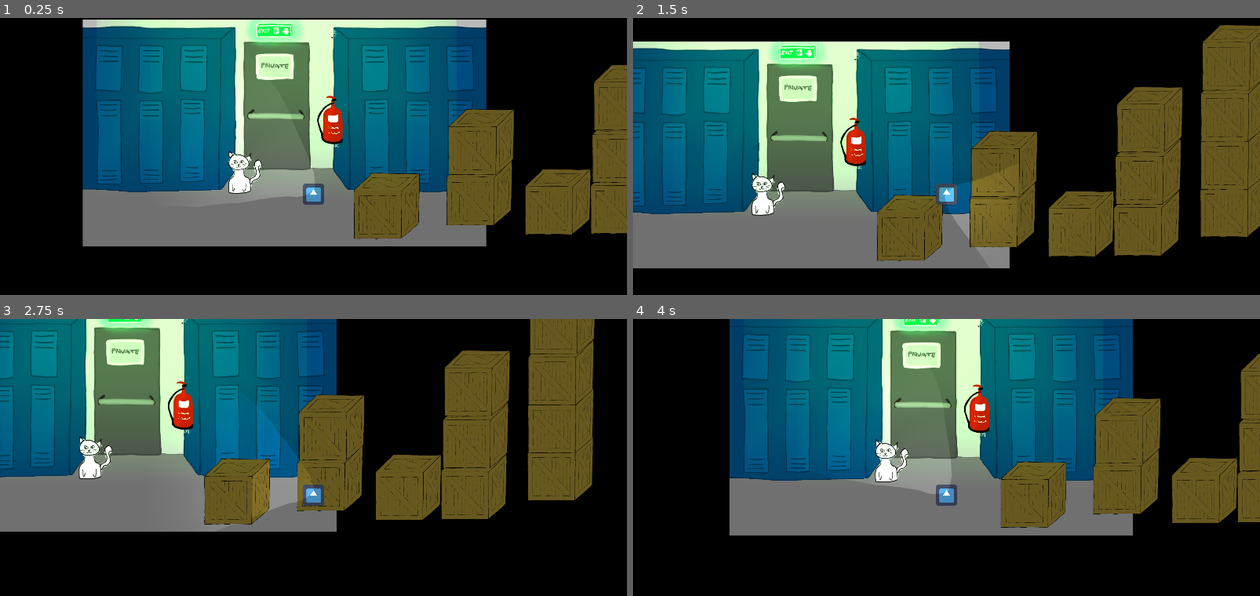
Above: before the commit, frames 1-4 (two rows, left to right).
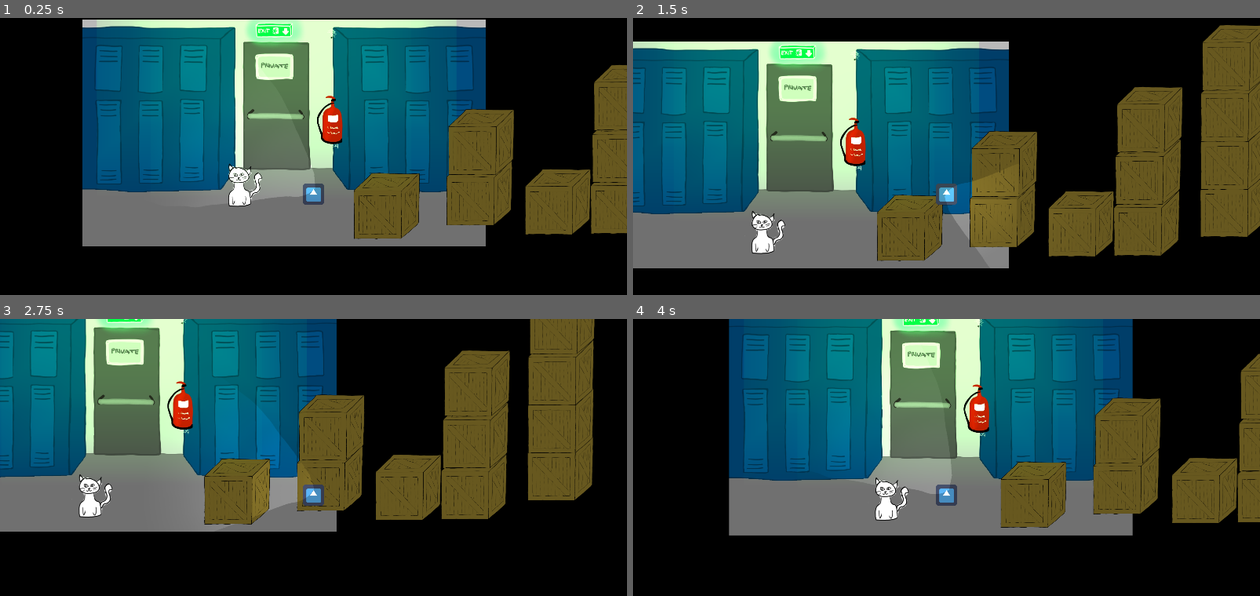
Above: after the commit, the same moments.

Repository: lennovative/ggj21
Game: Godot game, scene res://Scenes/Level.tscn
Same seed, same stepped clock (60 frames per second), same inputs: the game is played once before the commit and once after it. The engine's default icon, where the game draws it, is replaced by a stand-in: a white triangle on a blue panel in a dark square. Sound files missing from this copy of the repository are replaced by a short silence.
Inputs (mouse positions are in pixels of both pictures, inside the frame that each line leads up to):
- Up to frame 1 (0.25 s): no input
- Up to frame 2 (1.5 s): move the mouse to (915, 264) at 0.52 s; hold D (right_button) from 0.53 s (still down); tap E (collect) at 0.6, 1.35 s; tap Space (jump_button) at 0.77 s; move the mouse to (1134, 247) at 1.27 s
- Up to frame 3 (2.75 s): tap Space (jump_button) at 1.52 s; move the mouse to (125, 443) at 2.02 s; release D (right_button) at 2.03 s; hold A (left_button) from 2.03 s (still down); tap E (collect) at 2.1 s
- Up to frame 4 (4 s): keep holding A (left_button); move the mouse to (977, 496) at 2.77 s; tap E (collect) at 2.85, 3.6 s; tap Space (jump_button) at 3.02, 3.77 s; move the mouse to (852, 407) at 3.52 s

The runs differ from the first frame. In frame 1, 1.5% of the frame differs, in the area x 13-78%, y 0-83%; in frame 2, 1.7%; in frame 3, 1.6%; in frame 4, 1.8%, in the area x 15-80%, y 0-79%.

Commit message:
Added Gravity to items

Diff:
--- a/Scenes/Item.tscn
+++ b/Scenes/Item.tscn
@@ -1,14 +1,23 @@
-[gd_scene load_steps=3 format=2]
+[gd_scene load_steps=4 format=2]
 
 [ext_resource path="res://Scripts/Item.gd" type="Script" id=1]
 
-[sub_resource type="CapsuleShape2D" id=1]
-radius = 32.8592
+[sub_resource type="RectangleShape2D" id=1]
+extents = Vector2( 22.919, 30.1534 )
 
-[node name="Item" type="Area2D"]
+[sub_resource type="CapsuleShape2D" id=2]
+radius = 34.1436
+height = 36.918
+
+[node name="Item" type="KinematicBody2D"]
 script = ExtResource( 1 )
 
 [node name="CollisionShape2D" type="CollisionShape2D" parent="."]
 shape = SubResource( 1 )
-[connection signal="body_entered" from="." to="." method="_on_Item_body_entered"]
-[connection signal="body_exited" from="." to="." method="_on_Item_body_exited"]
+
+[node name="PickupArea" type="Area2D" parent="."]
+
+[node name="CollisionShape2D" type="CollisionShape2D" parent="PickupArea"]
+shape = SubResource( 2 )
+[connection signal="body_entered" from="PickupArea" to="." method="_on_PickupArea_body_entered"]
+[connection signal="body_exited" from="PickupArea" to="." method="_on_PickupArea_body_exited"]
--- a/Scenes/Level.gd
+++ b/Scenes/Level.gd
@@ -1,10 +1,13 @@
 extends Node2D
 
+const GRAVITY = 1200
 
 # Declare member variables here. Examples:
 # var a = 2
 # var b = "text"
 
+func get_gravity():
+	return GRAVITY
 
 # Called when the node enters the scene tree for the first time.
 func _ready():
--- a/Scenes/Level.tscn
+++ b/Scenes/Level.tscn
@@ -18,17 +18,27 @@
 
 [node name="Plattform" parent="." instance=ExtResource( 1 )]
 position = Vector2( 1937.65, 1134.04 )
+collision_layer = 3
+collision_mask = 3
 
 [node name="Plattform2" parent="." instance=ExtResource( 1 )]
 position = Vector2( 1231.76, 1165.71 )
+collision_layer = 3
+collision_mask = 3
 
 [node name="Plattform3" parent="." instance=ExtResource( 1 )]
 position = Vector2( 1472.13, 1194.15 )
+collision_layer = 3
+collision_mask = 3
 
 [node name="Plattform4" parent="." instance=ExtResource( 1 )]
 position = Vector2( 1237.68, 1010.91 )
+collision_layer = 3
+collision_mask = 3
 
 [node name="StaticBody2D2" type="StaticBody2D" parent="."]
+collision_layer = 3
+collision_mask = 3
 
 [node name="CollisionShape2D" type="CollisionShape2D" parent="StaticBody2D2"]
 position = Vector2( 2496.43, 1257.43 )
@@ -37,35 +47,55 @@
 
 [node name="Plattform5" parent="." instance=ExtResource( 1 )]
 position = Vector2( 1672.99, 1191.71 )
+collision_layer = 3
+collision_mask = 3
 
 [node name="Plattform6" parent="." instance=ExtResource( 1 )]
 position = Vector2( 1677.85, 1034.65 )
+collision_layer = 3
+collision_mask = 3
 
 [node name="Plattform7" parent="." instance=ExtResource( 1 )]
 position = Vector2( 947.995, 1207.02 )
+collision_layer = 3
+collision_mask = 3
 
 [node name="Plattform8" parent="." instance=ExtResource( 1 )]
 position = Vector2( 1938.88, 988.915 )
+collision_layer = 3
+collision_mask = 3
 
 [node name="Plattform9" parent="." instance=ExtResource( 1 )]
 position = Vector2( 1682.83, 874.618 )
+collision_layer = 3
+collision_mask = 3
 
 [node name="Plattform10" parent="." instance=ExtResource( 1 )]
 position = Vector2( 1939.44, 841.542 )
+collision_layer = 3
+collision_mask = 3
 
 [node name="Plattform11" parent="." instance=ExtResource( 1 )]
 position = Vector2( 1943.95, 685.004 )
+collision_layer = 3
+collision_mask = 3
 
 [node name="Wall" parent="." instance=ExtResource( 3 )]
 position = Vector2( 23.3807, 656.808 )
 scale = Vector2( 1, 3 )
+collision_layer = 3
+collision_mask = 3
 
 [node name="Wall2" parent="." instance=ExtResource( 3 )]
 position = Vector2( 5068.33, 746.502 )
 scale = Vector2( 1, 3 )
+collision_layer = 3
+collision_mask = 3
 
 [node name="Wall3" parent="." instance=ExtResource( 3 )]
 position = Vector2( 2100.75, 981.913 )
+collision_layer = 3
+collision_mask = 3
 
 [node name="ExitSign" parent="." instance=ExtResource( 4 )]
 position = Vector2( 610.884, 670.902 )
@@ -76,7 +106,7 @@
 color = Color( 0, 0, 0, 1 )
 
 [node name="Background_private_wip" type="Sprite" parent="."]
-position = Vector2( 634.999, 983.224 )
+position = Vector2( 633.876, 983.224 )
 scale = Vector2( 0.643548, 0.644406 )
 z_index = -3
 texture = ExtResource( 5 )
--- a/Scenes/Player.tscn
+++ b/Scenes/Player.tscn
@@ -3,8 +3,6 @@
 [ext_resource path="res://Assets/Graphics/icon.png" type="Texture" id=1]
 [ext_resource path="res://Scripts/Player.gd" type="Script" id=2]
 [ext_resource path="res://Assets/Graphics/light_cone.png" type="Texture" id=3]
-
-
 
 [sub_resource type="RectangleShape2D" id=1]
 extents = Vector2( 28.5, 29.0236 )
@@ -37,3 +35,7 @@
 range_height = 136.5
 shadow_enabled = true
 shadow_color = Color( 1, 1, 1, 0 )
+
+[node name="drop_timer" type="Timer" parent="."]
+one_shot = true
+[connection signal="timeout" from="drop_timer" to="." method="drop_item"]
--- /dev/null
+++ b/Scripts/Globals.gd
@@ -0,0 +1,3 @@
+extends Node
+
+const GRAVITY = 1200
--- a/Scripts/Item.gd
+++ b/Scripts/Item.gd
@@ -1,17 +1,25 @@
-extends Area2D
+extends KinematicBody2D
 
+var vel = Vector2.ZERO
 
 func init(type: String):
 	self.name = type
 	var type_subnode = load("res://Scenes/Items/item_" + type + ".tscn").instance()
 	type_subnode.set_scale(Vector2(0.5, 0.5))
 	self.add_child(type_subnode)
+	self.set_collision_layer_bit(0, false);
+	self.set_collision_mask_bit(0, false);
+	self.set_collision_layer_bit(1, true);
+	self.set_collision_mask_bit(1, true);
 
 
-func _on_Item_body_entered(body):
+func _on_PickupArea_body_entered(body):
 	if body.name == "player":
 		body.item_in_range(self)
-
-func _on_Item_body_exited(body):
+func _on_PickupArea_body_exited(body):
 	if body.name == "player":
 		body.item_out_of_range(self)
+
+func _physics_process(delta):
+	vel.y += Globals.GRAVITY * delta
+	vel = move_and_slide(vel, Vector2(0, -1))
--- a/Scripts/Player.gd
+++ b/Scripts/Player.gd
@@ -5,13 +5,14 @@
 # var a = 2
 # var b = "text"
 var vel = Vector2()
-var gravity = 1200
+var gravity = Globals.GRAVITY
 var walkspeed = 400
 var jumpSpeed = 600
 var acc = 1700
 var items_in_range = []
 var current_item = null
 var item = load("res://Scenes/Item.tscn")
+onready var drop_timer = get_node("drop_timer")
 
 # Called when the node enters the scene tree for the first time.
 func _ready():
@@ -44,22 +45,38 @@
 	item_loop()
 
 
+
 func item_loop():
 	if Input.is_action_just_pressed("collect"):
 		if current_item != null:
-			# TODO spawn correct item
-			var spawn_item = item.instance()
-			spawn_item.init(current_item)
-			spawn_item.set_position(self.get_position())
-			get_parent().add_child(spawn_item)
-			current_item = null
+			drop_item()
 		elif not items_in_range.empty():
-			var item = items_in_range.pop_front()
-			current_item = item.name
-			item.queue_free()
-			print("item collected")
+			pickup_item()
 
 
+func pickup_item():
+	var item = items_in_range.pop_front()
+	current_item = item.name
+	item.queue_free()
+	print("item collected")
+	item_effects()
+
+func drop_item():
+	var spawn_item = item.instance()
+	spawn_item.init(current_item)
+	spawn_item.set_position(self.get_position())
+	get_parent().add_child(spawn_item)
+	current_item = null
+	item_effects()
+
+# sets the current item's effect:
+func item_effects():
+	match current_item:
+		"cat":
+			drop_timer.start(rand_range(5.0, 10.0))
+		_:
+			#reset efects
+			pass
 
 func item_in_range(item):
 	items_in_range.append(item)
--- a/project.godot
+++ b/project.godot
@@ -18,6 +18,10 @@
 config/name="ggj21"
 run/main_scene="res://Scenes/Level.tscn"
 config/icon="res://Assets/icon.png"
+
+[autoload]
+
+Globals="*res://Scripts/Globals.gd"
 
 [display]
 
